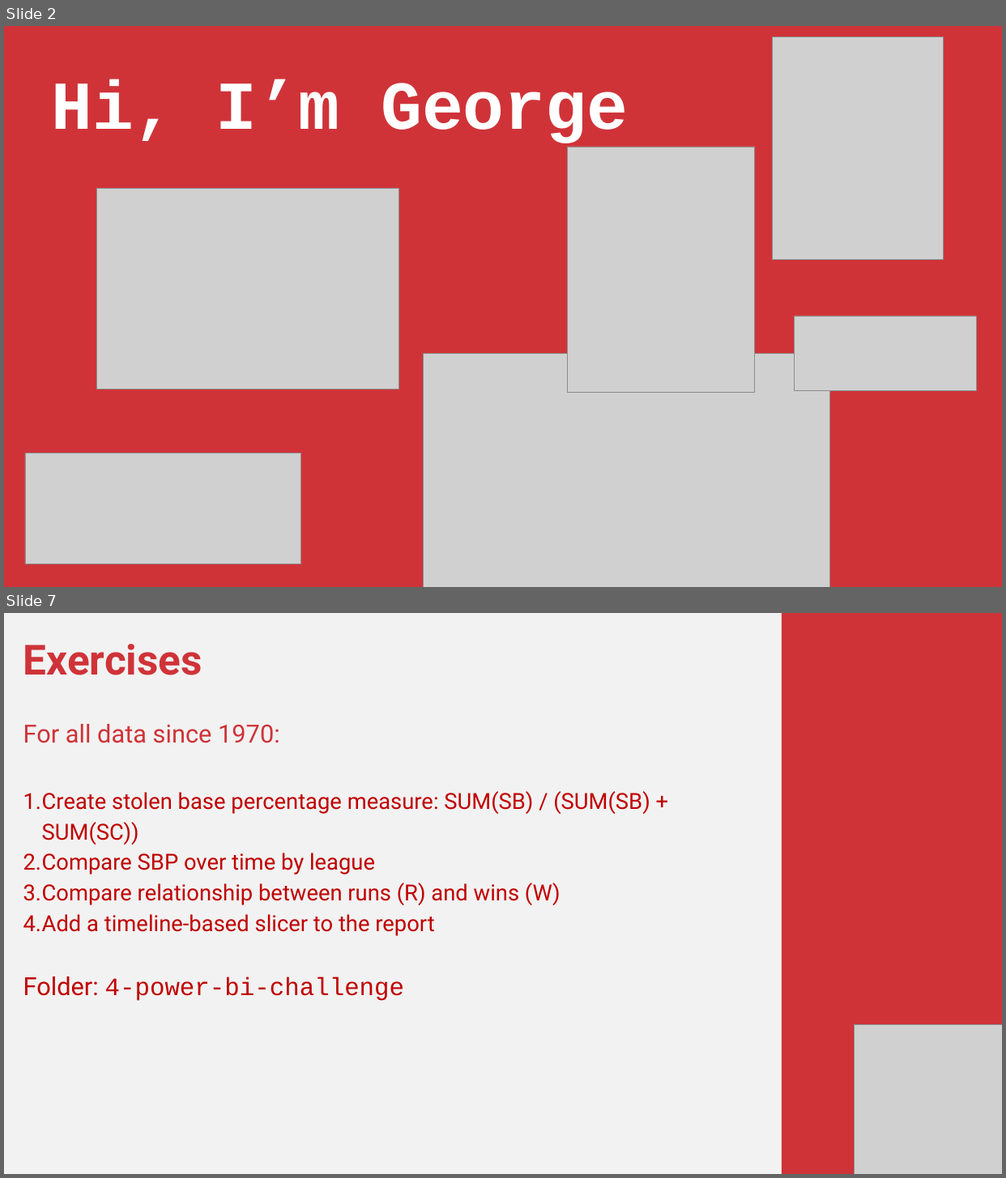
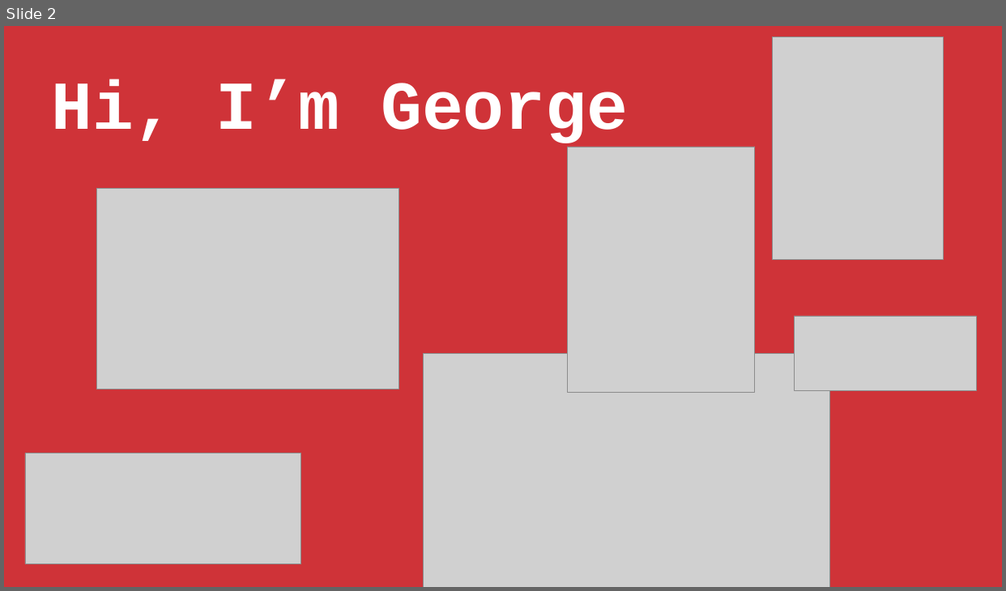
Before and after one commit to stringfestdata/modern-excel-demo-day, a slide deck: modern-excel-demo-day.pptx. Shown one above the other, each under a label of ours: slides 2 and 7 before the commit, slide 2 after it; the slides between them are not shown. The pictures are 1006x1178 and 1006x591 pixels, drawn with LibreOffice and Linux fonts; fonts in the diff are those of the drawing; grey boxes stand for pictures. Boxes give left, top, right and bottom in pixels: in the first picture for what was removed or moved away, otherwise in the second. Text is boxed around its words. In the diff, an @@ line names an element or a change of style, - is before the commit and + after.

```diff
--- a/modern-excel-demo-day.pptx
+++ b/modern-excel-demo-day.pptx
@@ slide 7 removed at (x1=4, y1=613, x2=1002, y2=1174), background #F2F2F2 @@
@@ rectangle removed at (x1=782, y1=613, x2=1002, y2=1174) @@
@@ text removed at (x1=23, y1=644, x2=650, y2=1001) @@
-Exercises
-For all data since 1970:
-1. Create stolen base percentage measure: SUM(SB) / (SUM(SB) + SUM(SC))
-2. Compare SBP over time by league
-3. Compare relationship between runs (R) and wins (W)
-4. Add a timeline-based slicer to the report
-Folder: 4-power-bi-challenge
@@ picture removed at (x1=854, y1=1024, x2=1002, y2=1174) @@
```
Also in this commit, not shown: 1 slide changed, 19 slides added, 4 other slides removed, 1 other file.
